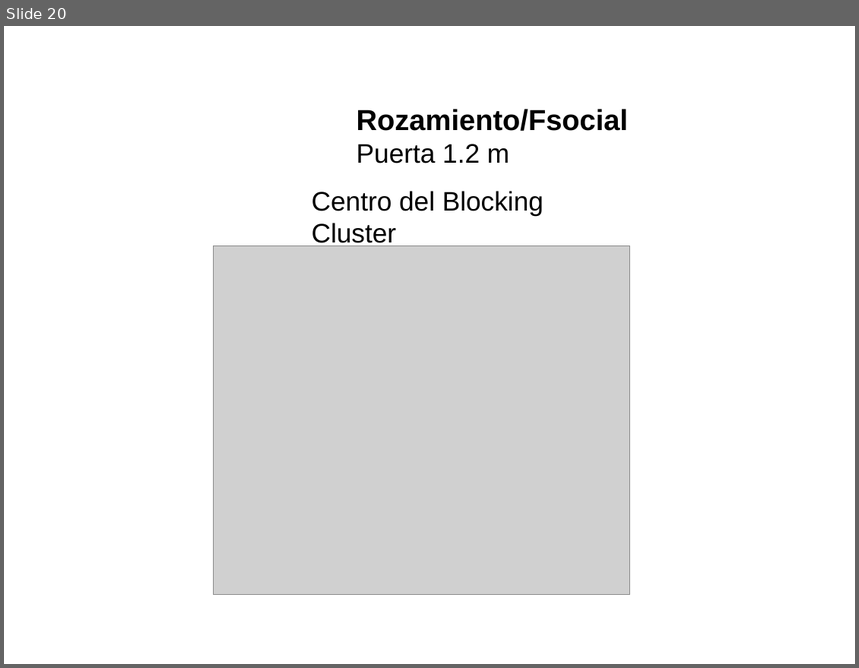
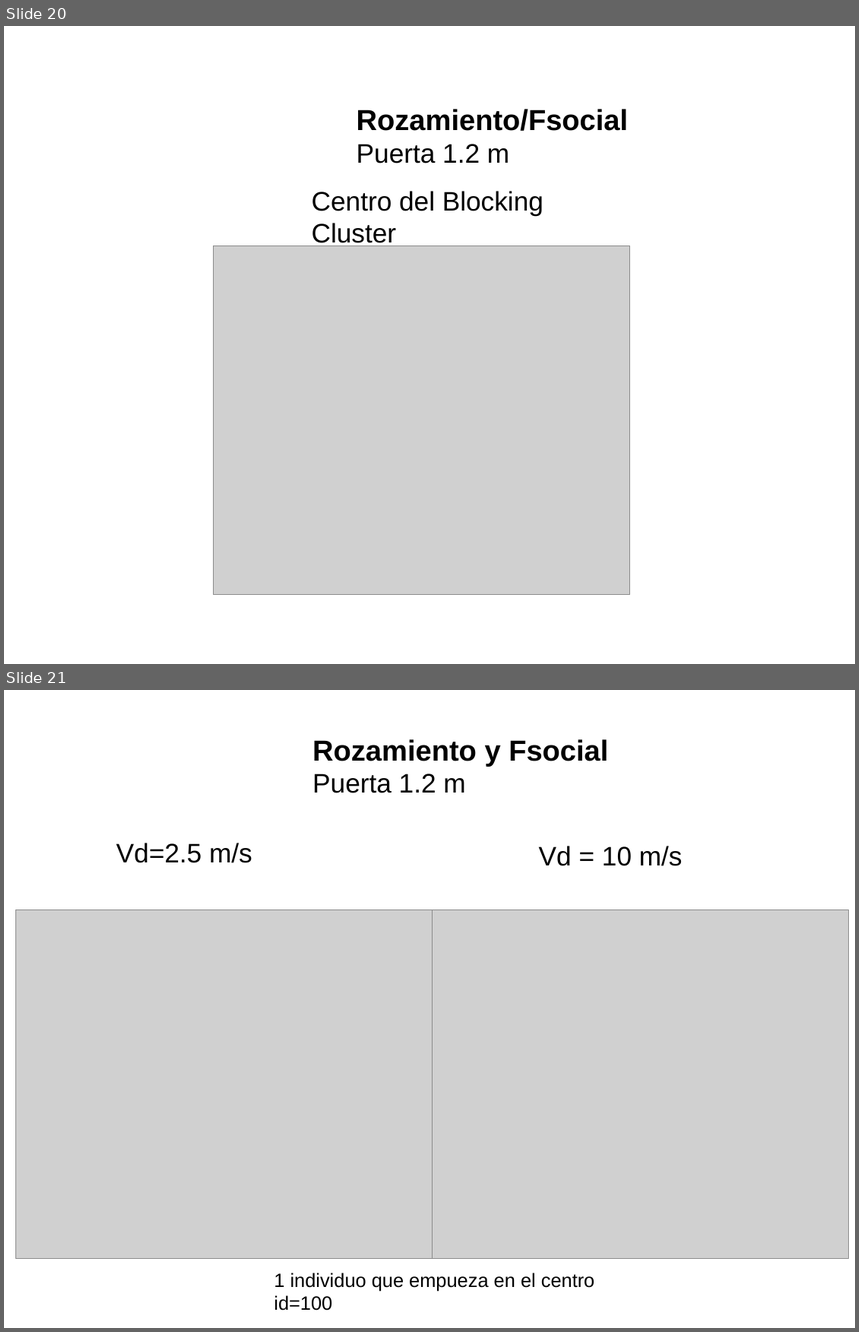
Before and after one commit to ignaciosticco/super_ath, a slide deck: present_superath1.odp. Shown one above the other, each under a label of ours: slide 20 before the commit, slides 20 and 21 after it. The pictures are 859x668 and 859x1332 pixels, drawn with LibreOffice and Linux fonts; fonts in the diff are those of the drawing; grey boxes stand for pictures. Boxes give left, top, right and bottom in pixels: in the first picture for what was removed or moved away, otherwise in the second. Text is boxed around its words. In the diff, an @@ line names an element or a change of style, - is before the commit and + after.

```diff
--- a/present_superath1.odp
+++ b/present_superath1.odp
@@ slide 21 added at [4,690,855,1328], background #FFFFFF @@
@@ text added at [313,739,608,793], 27 pt, text #000000, bold @@
+Rozamiento y Fsocial
+Puerta 1.2 m
@@ text added at [116,843,253,863], 25 pt, text #000000 @@
+Vd=2.5 m/s
@@ text added at [539,846,683,866], 25 pt, text #000000 @@
+Vd = 10 m/s
@@ picture added at [15,910,433,1258] @@
@@ picture added at [432,910,849,1259] @@
@@ text added at [274,1273,595,1311], 18 pt, text #000000 @@
+1 individuo que empueza en el centro id=100
```
Also in this commit, not shown: 2 slides changed, 1 other slide added.
